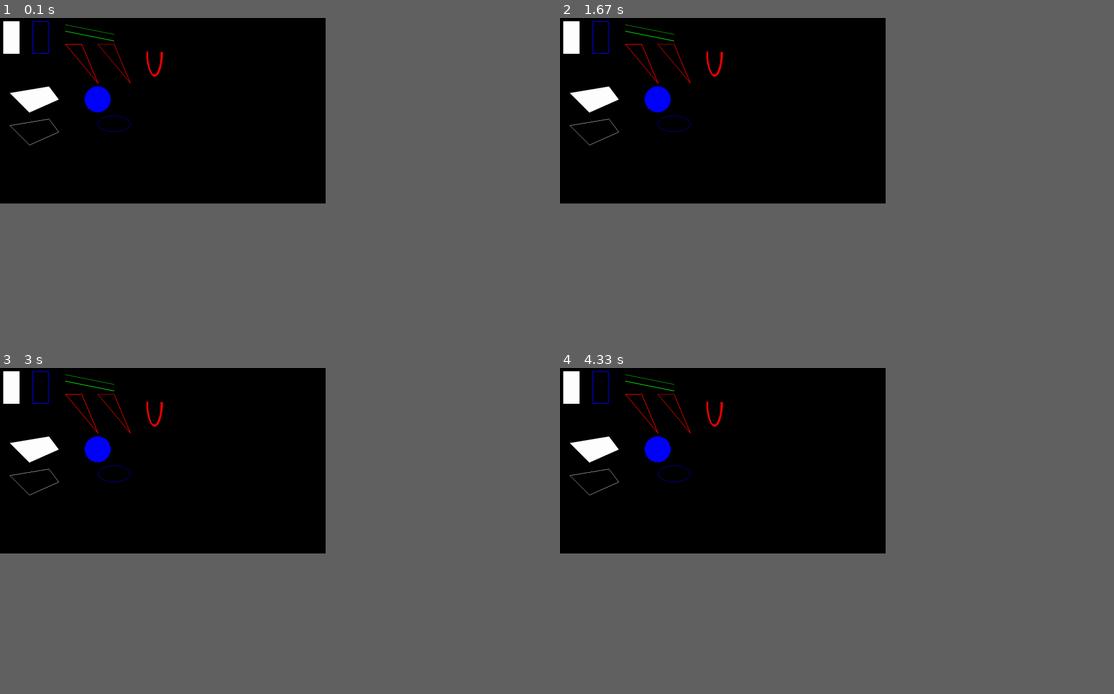
Above: before the commit, frames 1-4 (two rows, left to right).
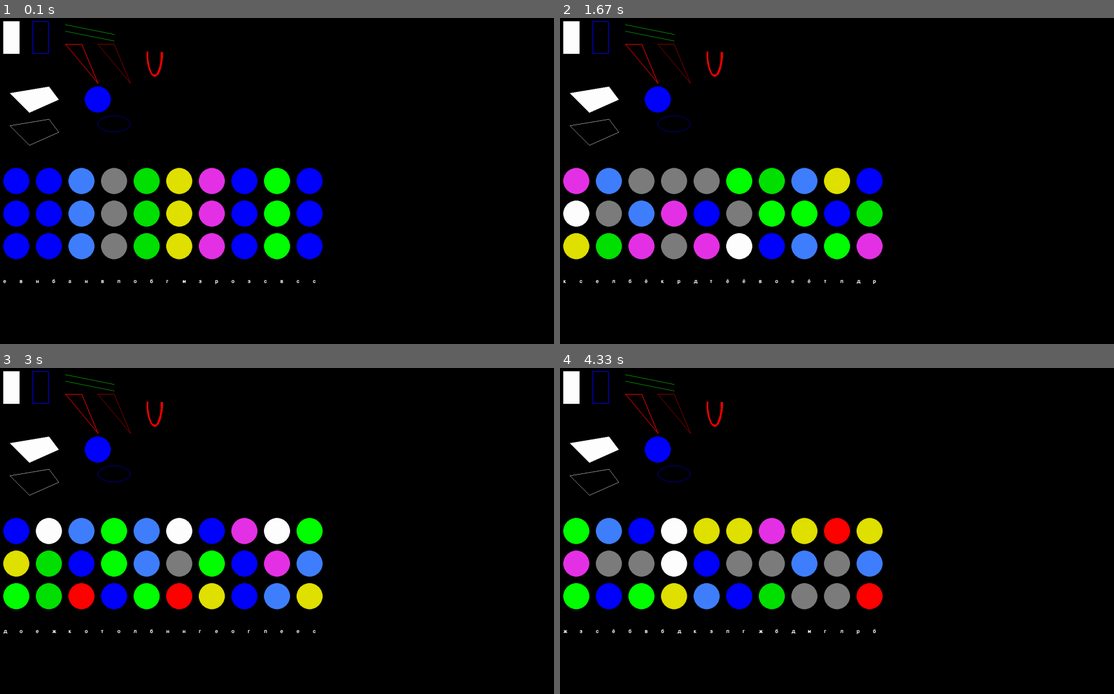
Above: after the commit, the same moments.

Repository: VitaliyPavlyukov/mario
Game: pygame game, started from src/examples/base_draw.py
The game is run twice, just before and just after one commit, with the same random seed, the same clock (stepped at 60 frames per second) and the same inputs.
Inputs:
- Up to frame 1 (0.1 s): no input
- Up to frame 2 (1.67 s): no input
- Up to frame 3 (3 s): no input
- Up to frame 4 (4.33 s): no input
The window is 529x301 before the commit and 900x529 after it. Grey fills any space a smaller window leaves; there, only what the larger window draws over its background counts as a difference.

The runs differ from the first frame. In frame 1, 9.5% of the frame differs, in the area x 0-59%, y 3-82%; in frame 2, 9.5%; in frame 3, 9.5%; in frame 4, 9.5%.

Commit message:
add functions

Diff:
--- a/src/examples/base_draw.py
+++ b/src/examples/base_draw.py
@@ -1,24 +1,62 @@
 import pygame
+from random import randint
+
+def get_int_parts(value:int, step:int):
+    """ Разбиение числа на равные части"""
+
+    parts = []
+    part = value // step
+    for i in range(step):
+        parts.append(part * i)
+
+    return parts
+
 
 pygame.init()
 
 BLACK = (0, 0, 0)
-W, H = 1000, 570
+W, H = 1700, 1000
 
 sc = pygame.display.set_mode((W, H))
 
 clock = pygame.time.Clock()
 FPS = 60
 
+WHITE = (255, 255, 255)
+BLUE = (0, 0, 255)
+GREEN = (0, 255, 0)
+RED = (255, 0, 0)
+
+GRAY = (125, 125, 125)
+LIGHT_BLUE = (64, 128, 255)
+YELLOW = (225, 225, 0)
+PINK = (230, 50, 230)
+GREEN_2 = (0, 225, 0)
+
+COLORS = [WHITE, BLUE, GREEN, RED,
+          GRAY, LIGHT_BLUE, YELLOW, PINK, GREEN_2]
+
+COLORS_states = []
+COLORS_states_list = []
+
+ALPH = ['а', 'б', 'в', 'г', 'д', 'е', 'ё', 'ж', 'з', 'к', 'л', 'м', 'н',
+        'о', 'п', 'р', 'с', 'т']
+ALPH_states = []
+
+current_frame_index = 0
+font = pygame.font.Font(None, 24)
+
 while True:
     for event in pygame.event.get():
         if event.type == pygame.QUIT:
             exit()
 
-    WHITE = (255, 255, 255)
-    BLUE = (0, 0, 255)
-    GREEN = (0, 255, 0)
-    RED = (255, 0, 0)
+    current_frame_index += 1
+
+    if FPS == current_frame_index:
+        current_frame_index = 0
+
+    sc.fill(BLACK)
 
     pygame.draw.rect(sc, WHITE, (10, 10, 50, 100))
     pygame.draw.rect(sc, BLUE, (100, 10, 50, 100), 2)
@@ -33,6 +71,46 @@
     pygame.draw.polygon(sc, WHITE, [[150, 310], [180, 350], [90, 390], [30, 330]], 1)
 
     pygame.draw.circle(sc, BLUE, (300, 250), 40)
+
+    # Массив кругов разных цветов
+    fps_parts = get_int_parts(value=FPS, step=4)
+    lines_count = 3
+    circle_count = 10
+
+    if current_frame_index in fps_parts:
+        COLORS_states_list = []
+
+    for x in range(lines_count):
+        if len(COLORS_states) == 0:
+            for i in range(circle_count):
+                COLORS_states.append(COLORS[randint(0, len(COLORS) - 1)])
+
+        if current_frame_index in fps_parts:
+            COLORS_states = []
+            for i in range(circle_count):
+                COLORS_states.append(COLORS[randint(0, len(COLORS) - 1)])
+
+        COLORS_states_list.append(COLORS_states)
+
+    for k in range(lines_count):
+        for i in range(circle_count):
+            pygame.draw.circle(sc, COLORS_states_list[k][i], (50 + (i * 100), 500 + 100 * k), 40)
+
+    # Массив букв
+    alph_count = 20
+    if len(ALPH_states) == 0:
+        for i in range(alph_count):
+            ALPH_states.append(ALPH[randint(0, len(ALPH) - 1)])
+
+    if current_frame_index == 0:
+        ALPH_states = []
+        for i in range(alph_count):
+            ALPH_states.append(ALPH[randint(0, len(ALPH) - 1)])
+
+    for i in range(alph_count):
+        surf_text = font.render(str(ALPH_states[i]), True, (255, 255, 255))
+        sc.blit(surf_text, (10 + i * 50, 800))
+
     pygame.draw.ellipse(sc, BLUE, (300, 300, 100, 50), 1)
 
     pi = 3.14
--- a/src/game.py
+++ b/src/game.py
@@ -5,7 +5,6 @@
 from mario_game.button import Button
 
 os.environ['SDL_VIDEO_CENTERED'] = '1'
-
 
 class Game:
     def __init__(self):
